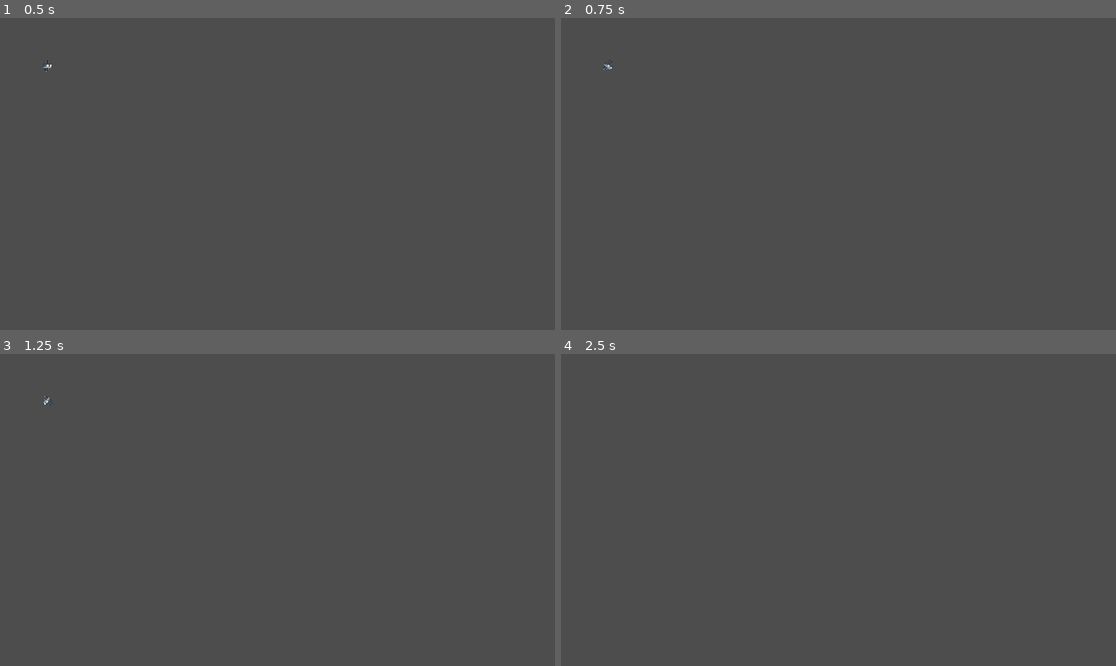
Above: before the commit, frames 1-4 (two rows, left to right).
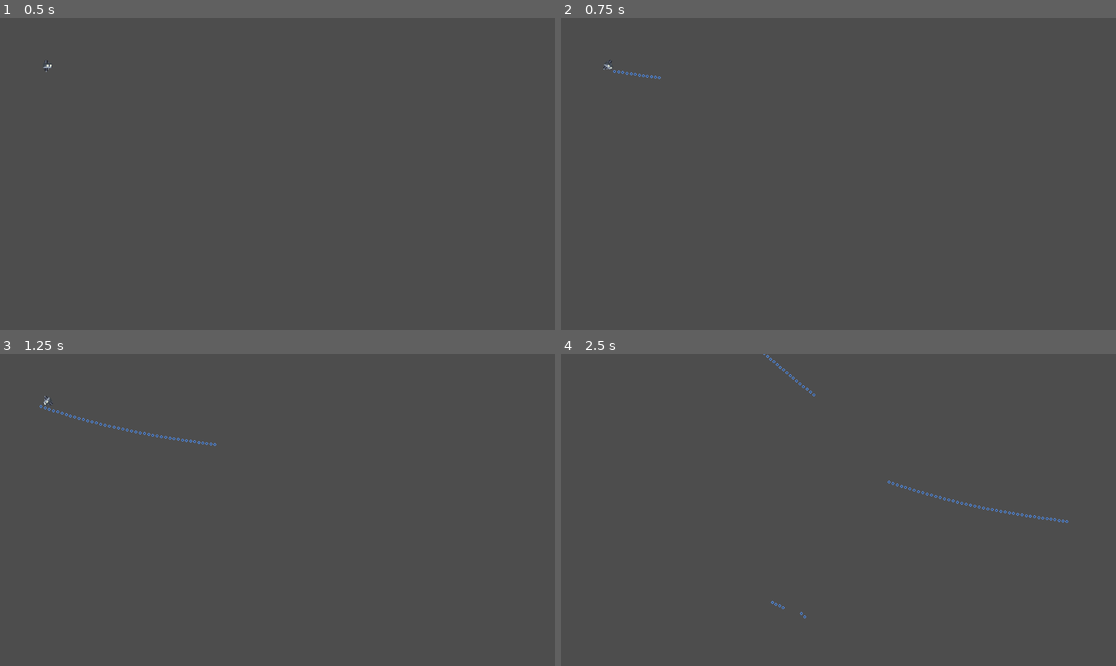
Above: after the commit, the same moments.

Repository: hamletrpg/project-s
Game: Godot game, scene res://scenes/Levels/level_1.tscn
Two runs of this game, one before a commit and one after it. Both use one fixed random seed, a clock stepped at 60 frames per second and the inputs below.
Inputs (mouse positions are in pixels of both pictures, inside the frame that each line leads up to):
- Up to frame 1 (0.5 s): no input
- Up to frame 2 (0.75 s): tap Enter at 0.5 s; move the mouse to (960, 158) at 0.52 s; hold D (right) from 0.53 s (still down); hold Space (main_fire) from 0.53 s (still down)
- Up to frame 3 (1.25 s): keep holding D (right); keep holding Space (main_fire)
- Up to frame 4 (2.5 s): move the mouse to (727, 525) at 1.27 s; release D (right) at 1.28 s; release Space (main_fire) at 1.28 s; hold S (down) 1.28-2.03 s; tap Space (main_fire) at 1.35 s; move the mouse to (894, 441) at 2.02 s; hold D (right) from 2.03 s (still down); hold Space (main_fire) from 2.03 s (still down)

Frame 1 is identical in both runs. In frame 2, less than 0.1% of the frame differs, in the area x 9-19%, y 16-20%; in frame 3, 0.2%; in frame 4, 0.3%, in the area x 36-92%, y 0-85%.

Commit message:
bullet system working

Diff:
--- a/project.godot
+++ b/project.godot
@@ -40,6 +40,7 @@
 main_fire={
 "deadzone": 0.5,
 "events": [Object(InputEventKey,"resource_local_to_scene":false,"resource_name":"","device":-1,"window_id":0,"alt_pressed":false,"shift_pressed":false,"ctrl_pressed":false,"meta_pressed":false,"pressed":false,"keycode":0,"physical_keycode":32,"key_label":0,"unicode":32,"echo":false,"script":null)
+, Object(InputEventMouseButton,"resource_local_to_scene":false,"resource_name":"","device":-1,"window_id":0,"alt_pressed":false,"shift_pressed":false,"ctrl_pressed":false,"meta_pressed":false,"button_mask":1,"position":Vector2(254, 17),"global_position":Vector2(258, 58),"factor":1.0,"button_index":1,"canceled":false,"pressed":true,"double_click":false,"script":null)
 ]
 }
 
--- a/scenes/Levels/level_1.tscn
+++ b/scenes/Levels/level_1.tscn
@@ -1,8 +1,15 @@
-[gd_scene load_steps=2 format=3 uid="uid://bn3bv4jnmc88t"]
+[gd_scene load_steps=4 format=3 uid="uid://bn3bv4jnmc88t"]
 
+[ext_resource type="Script" path="res://scripts/levels/level_1.gd" id="1_esvit"]
 [ext_resource type="PackedScene" uid="uid://cfa5k6fj6tlv1" path="res://scenes/Player/player.tscn" id="1_grpn2"]
+[ext_resource type="PackedScene" uid="uid://bomv023tgkb8y" path="res://scenes/Player/projectiles/basic_player_laser.tscn" id="3_17ts8"]
 
 [node name="Level1" type="Node2D"]
+script = ExtResource("1_esvit")
+player = ExtResource("1_grpn2")
+bullet = ExtResource("3_17ts8")
 
 [node name="player" parent="." instance=ExtResource("1_grpn2")]
 position = Vector2(98.65, 99)
+
+[connection signal="laser" from="player" to="." method="_on_player_laser"]
--- a/scenes/Player/player.tscn
+++ b/scenes/Player/player.tscn
@@ -27,5 +27,8 @@
 [node name="attackController" parent="." instance=ExtResource("4_o2gl1")]
 
 [node name="laser_position" type="Marker2D" parent="."]
+position = Vector2(17.0148, 0.704825)
+
+[node name="Projectiles" type="Node2D" parent="."]
 
 [connection signal="laser" from="." to="attackController" method="_on_player_laser"]
--- /dev/null
+++ b/scripts/levels/level_1.gd
@@ -0,0 +1,11 @@
+extends Node2D
+
+@export var player: PackedScene
+@export var bullet: PackedScene
+
+func _on_player_laser(pos, dir):
+	var spawned_bullet = bullet.instantiate()
+	add_child(spawned_bullet)
+	spawned_bullet.direction = dir
+	spawned_bullet.position = pos
+	print("aye")
--- a/scripts/player/attack_controller.gd
+++ b/scripts/player/attack_controller.gd
@@ -1,18 +1,8 @@
 extends Node2D
 
 var laser_pos: Marker2D
-@export var laser_instance: PackedScene
 
-func player_shoot(player):
+func player_shoot(player, pos, dir):
 	if Input.is_action_pressed("main_fire"):
-		player.laser.emit()
-
-
-func _on_player_laser(pos, dir):
-	create_laser(pos, dir)
-
-func create_laser(pos, dir):
-	var laser_instantiated = laser_instance.instantiate()
-	laser_instantiated.position = pos
-	laser_instantiated.direction = dir
-	$laser_position.add_child(laser_instantiated)
+		player.laser.emit(pos, dir)
+		print("coming from player shoot controller")
--- a/scripts/player/player.gd
+++ b/scripts/player/player.gd
@@ -10,4 +10,10 @@
 	move_and_slide()
 
 func _process(_delta):
-	attack_controller.player_shoot(self)
+	attack_controller.player_shoot(self, get_laser_marker_position(), bullet_direction())
+
+func get_laser_marker_position():
+	return $laser_position.global_position
+
+func bullet_direction():
+	return (get_global_mouse_position() - position).normalized()
--- a/scripts/player/projectiles/basic_player_laser.gd
+++ b/scripts/player/projectiles/basic_player_laser.gd
@@ -2,7 +2,7 @@
 
 
 var speed: int = 500
-var direction: Vector2
+var direction: Vector2 = Vector2.RIGHT
 
 func _process(delta):
 	position += direction * speed * delta
